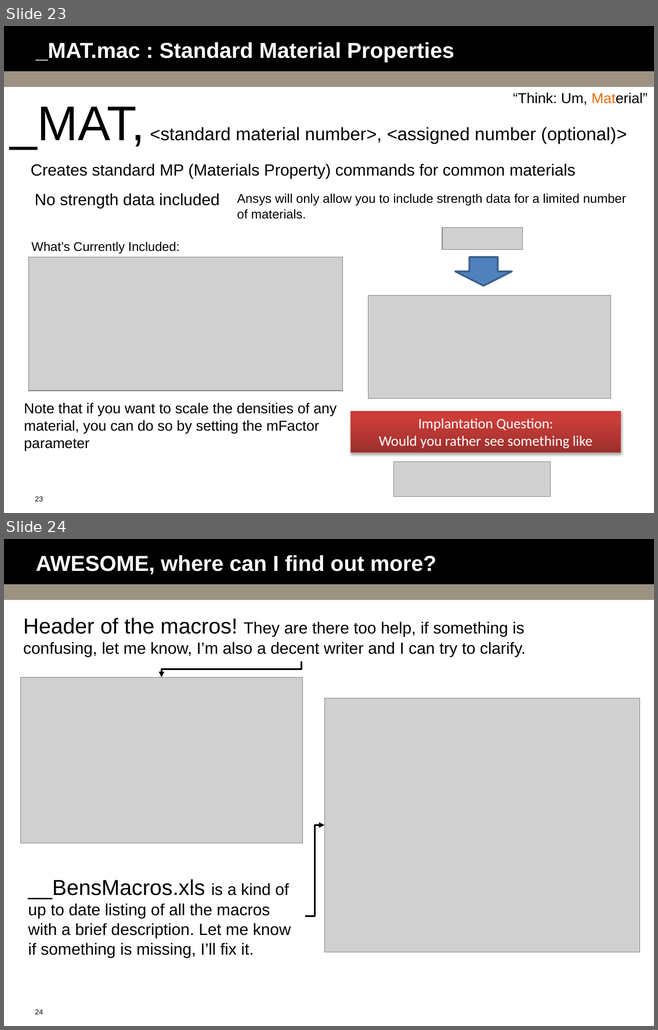
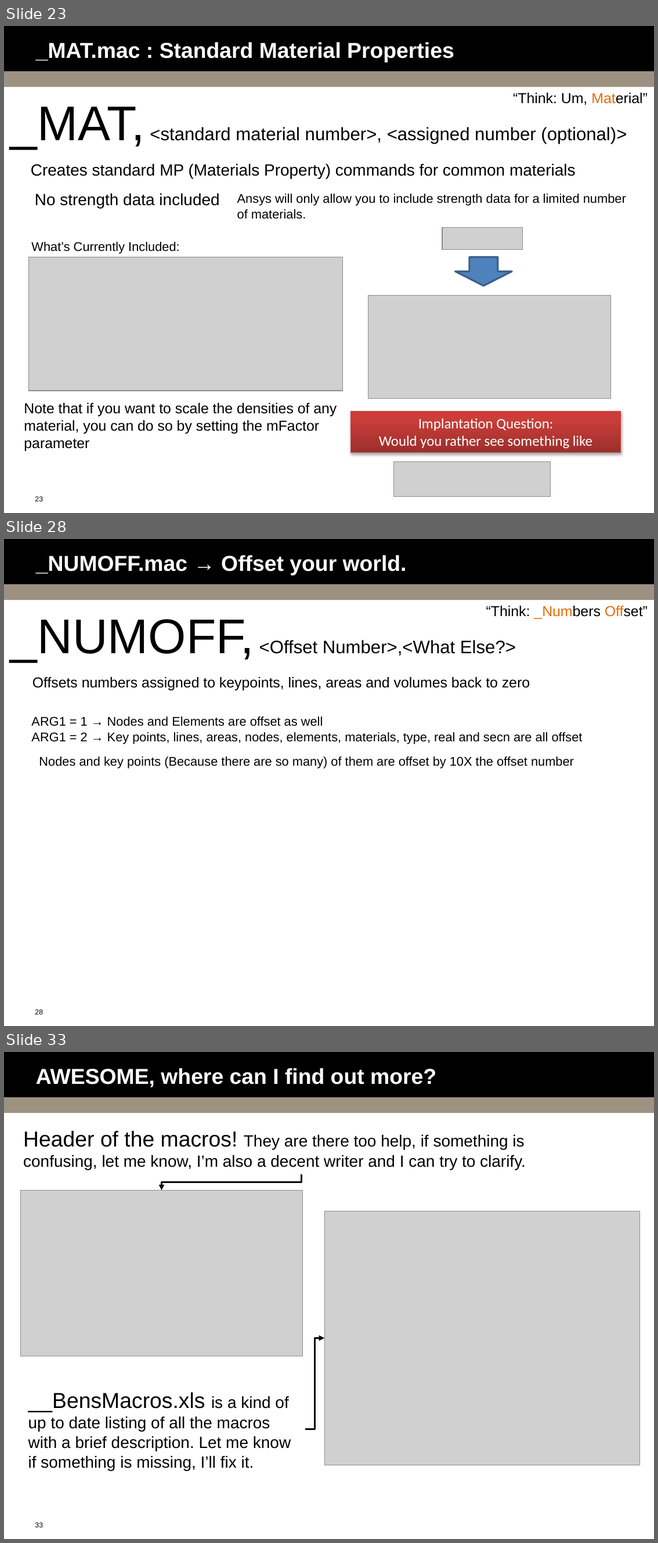
Before and after one commit to bguest/ansys-macros, a slide deck: Macro-Mania.pptx. Shown one above the other, each under a label of ours: slides 23 and 24 before the commit, slides 23, 28 and 33 after it; the slides between them are not shown. The pictures are 658x1030 and 658x1543 pixels, drawn with LibreOffice and Linux fonts; fonts in the diff are those of the drawing; grey boxes stand for pictures; background and template pictures are left out. Boxes give left, top, right and bottom in pixels: in the first picture for what was removed or moved away, otherwise in the second. Text is boxed around its words. In the diff, an @@ line names an element or a change of style, - is before the commit and + after.

```diff
--- a/Macro-Mania.pptx
+++ b/Macro-Mania.pptx
@@ slide 28 added at bbox=[4, 539, 654, 1026], background #FFFFFF; not listed: 3 template elements that a slide beside it also shows @@
@@ title added at bbox=[36, 555, 407, 576], 24 pt, text #FFFFFF, bold @@
+_NUMOFF.mac → Offset your world.
@@ text added at bbox=[486, 606, 647, 619], 16 pt, text #000000 @@
+“Think: _Numbers Offset”
@@ text added at bbox=[10, 619, 516, 662], 20 pt, text #000000 @@
+_NUMOFF, <Offset Number>,<What Else?>
@@ text added at bbox=[32, 677, 529, 690], 16 pt, text #000000 @@
+Offsets numbers assigned to keypoints, lines, areas and volumes back to zero
@@ text added at bbox=[31, 716, 582, 744], 14 pt, text #000000 @@
+ARG1 = 1 → Nodes and Elements are offset as well
+ARG1 = 2 → Key points, lines, areas, nodes, elements, materials, type, real and secn are all offset
@@ text added at bbox=[39, 756, 574, 769], 14 pt, text #000000 @@
+Nodes and key points (Because there are so many) of them are offset by 10X the offset number
@@ what was slide 24 is now slide 33 @@
@@ page number at bbox=[35, 1522, 43, 1528]: text changed @@
-24
+33
```
Also in this commit, not shown: 8 other slides added, 2 other files.
